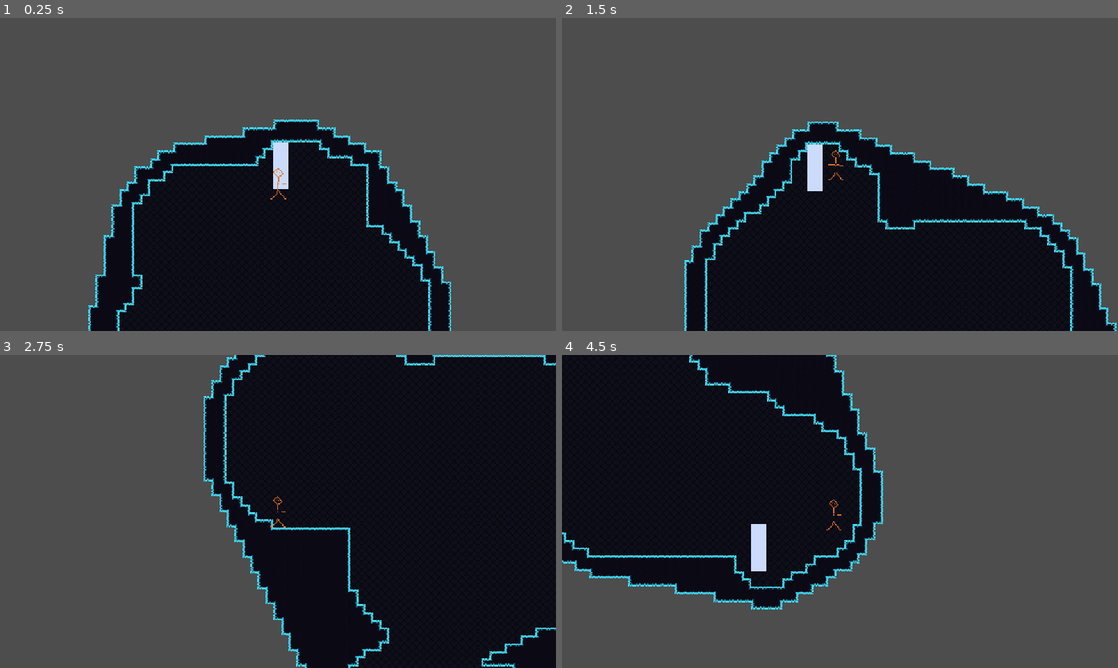
Above: before the commit, frames 1-4 (two rows, left to right).
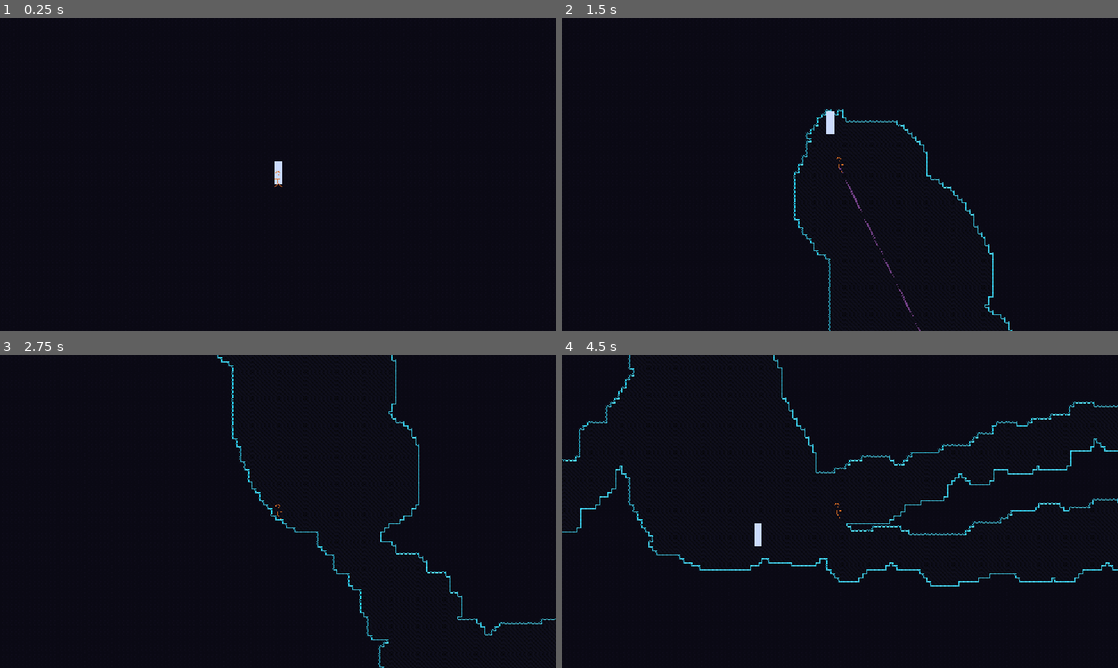
Above: after the commit, the same moments.

Repository: henreedev/exponential-climb
Game: Godot game, scene res://scenes/game.tscn
The game is run twice, just before and just after one commit, with the same random seed, the same clock (stepped at 60 frames per second) and the same inputs.
Inputs (mouse positions are in pixels of both pictures, inside the frame that each line leads up to):
- Up to frame 1 (0.25 s): no input
- Up to frame 2 (1.5 s): move the mouse to (962, 158) at 0.52 s; press the mouse at (962, 158) at 0.53 s; hold D (move_right) from 0.53 s (still down); tap Space (jump) at 0.77 s; move the mouse to (728, 190) at 1.27 s; release the mouse at (728, 190) at 1.28 s; tap R (test_generate_new_room) at 1.35 s
- Up to frame 3 (2.75 s): tap Space (jump) at 1.52 s; move the mouse to (333, 442) at 2.02 s; release D (move_right) at 2.03 s; hold A (move_left) from 2.03 s (still down); hold Q (toggle_loop) from 2.03 s (still down)
- Up to frame 4 (4.5 s): move the mouse to (812, 574) at 2.77 s; release A (move_left) at 2.78 s; release Q (toggle_loop) at 2.78 s; hold D (move_right) 2.78-4.28 s; click (812, 574) at 2.85 s; tap Space (jump) at 3.02, 3.77 s; move the mouse to (1006, 558) at 3.52 s; hold R (test_generate_new_room) 3.53-4.28 s; move the mouse to (673, 464) at 4.27 s; hold A (move_left) from 4.28 s (still down); tap Q (toggle_loop) at 4.35 s

The runs differ from the first frame. In frame 1, 68% of the frame differs, in the area x 0-100%, y 0-100%; in frame 2, 67%; in frame 3, 45%; in frame 4, 62%.

Commit message:
adjust map gen, hook physics

Diff:
--- a/scenes/environment/room.tscn
+++ b/scenes/environment/room.tscn
@@ -6,7 +6,7 @@
 [sub_resource type="FastNoiseLite" id="FastNoiseLite_17x16"]
 noise_type = 4
 seed = 120
-frequency = 0.0615
+frequency = 0.1555
 fractal_type = 3
 fractal_octaves = 1
 fractal_ping_pong_strength = 3.51
--- a/scenes/player/player.tscn
+++ b/scenes/player/player.tscn
@@ -20,7 +20,6 @@
 texture = ExtResource("2_dovo2")
 
 [node name="Camera2D" type="Camera2D" parent="."]
-zoom = Vector2(2, 2)
 process_callback = 0
 position_smoothing_enabled = true
 position_smoothing_speed = 9.23
--- a/scenes/weapons/grapple_hook/grapple_hook.tscn
+++ b/scenes/weapons/grapple_hook/grapple_hook.tscn
@@ -9,6 +9,7 @@
 
 [node name="ChainLine" type="Line2D" parent="DetachedProjectiles" index="0"]
 unique_name_in_owner = true
+physics_interpolation_mode = 1
 texture_repeat = 2
 width = 15.0
 texture = ExtResource("3_7m30d")
--- /dev/null
+++ b/scripts/enemy/pathfinding.gd
@@ -0,0 +1 @@
+extends Node
--- a/scripts/environment/room.gd
+++ b/scripts/environment/room.gd
@@ -17,7 +17,7 @@
 const BG_ATLAS_COORDS := Vector2i(0, 1)
 const WALL_ATLAS_COORDS := Vector2i(1, 1)
 const PLATFORM_ATLAS_COORDS := Vector2i(1, 0)
-#const BG_ATLAS_COORDS := Vector2i(1, 1)
+const TERRAIN_WALL_INSIDE_ATLAS_COORDS := Vector2i(1, 1)
 
 @export var noise : FastNoiseLite
 
@@ -139,32 +139,32 @@
 	match info.type:
 		_:
 			if is_main:
-				#return randf_range(2000, 2500)
+				return randf_range(1000, 3500)
 				return 1000
 			else:
-				return randf_range(500, 700)
+				return randf_range(1000, 1500)
 
 func pick_noise_strength(is_main : bool):
 	match info.type:
 		_:
 			if is_main:
-				return 20
-			else:
-				return randf_range(2, 10)
+				return randf_range(5,20)
+			else:
+				return randf_range(5, 10)
 
 func pick_path_radius(is_main : bool):
 	match info.type:
 		_:
 			if is_main:
+				return 15
+			else:
+				return 4
+
+func pick_path_radius_deviation(is_main : bool):
+	match info.type:
+		_:
+			if is_main:
 				return 10
-			else:
-				return 4
-
-func pick_path_radius_deviation(is_main : bool):
-	match info.type:
-		_:
-			if is_main:
-				return 3
 			else:
 				return 2
 
@@ -186,7 +186,6 @@
 
 static func pick_random_path_radius(radius : float, deviation : float) -> int:
 	return int(radius + randf_range(-deviation, deviation))
-
 
 static func pick_radius_curve_points(num_points : int, radius : int, deviation : int, \
 						x_domain : float, random_x_offset_frac : float, narrow_start_to := -1, \
@@ -224,75 +223,31 @@
 	# Carve out edges first, then insides (to clear up any edges overlapping with insides)
 	var wall_cells : Array[Vector2i] = []
 	var main_polygon := TilePath.map_to_packed_vec2_arr(info.main_path.polygon.polygon, false, true)
+	var main_convex_hull = Geometry2D.convex_hull(main_polygon)
 	var side_polygons := []
-	var convex_hull = Geometry2D.convex_hull(main_polygon)
-	convex_hull = Geometry2D.offset_polygon(convex_hull, 3)[0]
+	var side_convex_hulls := []
+	for side_path in info.side_paths:
+		var poly = TilePath.map_to_packed_vec2_arr(side_path.polygon.polygon, false, true)
+		var convex_hull = Geometry2D.convex_hull(poly)
+		side_polygons.append(poly)
+		side_convex_hulls.append(convex_hull)
+
+	for i in range(len(side_polygons)):
+		var merged_polys = Geometry2D.merge_polygons(main_polygon, side_polygons[i])
+		main_polygon = merged_polys[0]
+		var merged_hulls = Geometry2D.merge_polygons(main_convex_hull, side_convex_hulls[i])
+		main_convex_hull = merged_hulls[0]
+	main_convex_hull = Geometry2D.offset_polygon(main_convex_hull, 1)[0]
+	#main_polygon = Geometry2D.offset_polygon(main_polygon, -3)[0]
 	const PADDING_TILES := 100
 	for y in range(top_left_pos.y - PADDING_TILES, bottom_right_pos.y + PADDING_TILES):
 		for x in range(top_left_pos.x - PADDING_TILES, bottom_right_pos.x + PADDING_TILES):
 			var coord = Vector2(x, y)
-			if Geometry2D.is_point_in_polygon(coord, convex_hull):
-				if Geometry2D.is_point_in_polygon(coord, main_polygon):
-					bg_layer.set_cell(coord, 0, BG_ATLAS_COORDS)
-				else:
+			bg_layer.set_cell(coord, 0, BG_ATLAS_COORDS)
+			if Geometry2D.is_point_in_polygon(coord, main_convex_hull):
+				if not Geometry2D.is_point_in_polygon(coord, main_polygon):
 					wall_cells.append(Vector2i(coord))
-					#continue
-	#for side_path in info.side_paths:
-		## Carve out side path edges
-		#wall_cells.append_array(side_path.top_edge)
-		#wall_cells.append_array(side_path.bottom_edge)
-		#for coord in side_path.top_edge:
-			#wall_layer.set_cell(coord, 0, WALL_ATLAS_COORDS)
-		#for coord in side_path.bottom_edge:
-			#wall_layer.set_cell(coord, 0, PLATFORM_ATLAS_COORDS)
-	# Carve out main path
-	#wall_cells.append_array(info.main_path.path_core)
-	#wall_cells.append_array(info.main_path.top_edge)
-	#wall_cells.append_array(info.main_path.bottom_edge)
-	#for coord in info.main_path.top_edge:
-		#wall_layer.set_cell(coord, 0, WALL_ATLAS_COORDS)
-	#for coord in info.main_path.bottom_edge:
-		#wall_layer.set_cell(coord, 0, PLATFORM_ATLAS_COORDS)
-	#for coord in info.main_path.path_core:
-		#bg_layer.set_cell(coord, 0, BG_ATLAS_COORDS)
-	#const test_indices = [0, -1, -2, -3, -4, -5, -6, -7, -8]
-	#for i in range(len(test_indices)):
-		#var idx = test_indices[i]
-		#var test_poly = Polygon2D.new()
-		#test_poly.color = Color.from_hsv(lerpf(0.0, 0.5, float(i) / len(test_indices)), 1, 1)
-		#print(test_poly.color)
-		#test_poly.z_index = 999
-		#test_poly.polygon = PackedVector2Array([
-			#info.main_path.polygon.polygon[idx],
-			#info.main_path.polygon.polygon[idx] + Vector2(-1, 0),
-			#info.main_path.polygon.polygon[idx] + Vector2(1, 0),
-			#])
-		#test_poly.polygon = Geometry2D.offset_polygon(test_poly.polygon, 1 + i * 0.2)[0]
-		#add_child(test_poly)
-	#
-	#var problem_indices = {}
-	#for i in range(len(info.main_path.polygon.polygon) - 1):
-		#var point = info.main_path.polygon.polygon[i]
-		#var next_point = info.main_path.polygon.polygon[i + 1]
-		#if point.distance_to(next_point) > 17:
-			#problem_indices[i] = true
-			#problem_indices[i + 1] = true
-			#var too_far_poly = Polygon2D.new()
-			#too_far_poly.color = Color.ORANGE
-			#too_far_poly.z_index = 999
-			#too_far_poly.polygon = PackedVector2Array([
-				#point,
-				#next_point + Vector2.LEFT,
-				#next_point + Vector2.RIGHT,
-				#])
-			#too_far_poly.vertex_colors = PackedColorArray([Color.YELLOW, Color.YELLOW, Color.YELLOW, Color.YELLOW, Color.YELLOW, Color.YELLOW, Color.YELLOW])
-			#var expanded_polys = Geometry2D.offset_polygon(too_far_poly.polygon, 0.4)
-			#if expanded_polys.size() > 1:
-				#print("multiple gamers in chat")
-			#too_far_poly.polygon = expanded_polys[0]
-			#add_child(too_far_poly)
-	#print("annoying indices: ", problem_indices)
-	#print("size: " , len(info.main_path.polygon.polygon))
-
+			else:
+				wall_layer.set_cell(coord, 1, TERRAIN_WALL_INSIDE_ATLAS_COORDS)
 
 	wall_layer.set_cells_terrain_connect(wall_cells, 0, 0)
--- a/scripts/player/player.gd
+++ b/scripts/player/player.gd
@@ -209,6 +209,8 @@
 #endregion Reimplementing basic physics
 
 func _physics_process(delta: float) -> void:
+	#print("Physics vel: ",  Vector2i(physics_velocity))
+	#print("Platfor vel: ",  Vector2i(platforming_velocity))
 	# Calculate physics velocity
 	physics_velocity = velocity
 	_flush_forces_and_impulses(delta)
--- a/scripts/weapons/grapple_hook/grapple_hook.gd
+++ b/scripts/weapons/grapple_hook/grapple_hook.gd
@@ -124,13 +124,13 @@
 		var centripetal_force = dir_to_hook * centripetal_force_str
 		# Move player in input direction
 		var input_dir = _get_input_dir().normalized()
-		const movement_force_str = 500.0 # TODO
+		const movement_force_str = 700.0 # TODO
 		var movement_force = input_dir * movement_force_str
 
 		var total_force = centripetal_force + movement_force
 		# Reduce forces in same direction
-		# If exactly same, 0.5; if angle >= 90deg, 1.0 FIXME
-		var same_direction_mod = -maxf(0, dir_to_hook.dot(input_dir)) * 0.3 + 1.0
+		# If exactly same, 0.7; if angle >= 90deg, 1.0
+		var same_direction_mod = -maxf(0, abs(dir_to_hook.dot(input_dir))) * 0.5 + 1.0
 		total_force *= same_direction_mod
 
 		player.add_force(total_force)
--- a/scripts/weapons/grapple_hook/hook.gd
+++ b/scripts/weapons/grapple_hook/hook.gd
@@ -24,20 +24,22 @@
 	# TODO add Enemy class
 	#if body is Enemy:
 		#enemy_hit.emit()
-	if body is Map or body is TileMapLayer:
+	if body is TileMapLayer and not moving_towards_player:
 		set_deferred("freeze", true)
 		hooked_on_surface.emit()
 
 func _integrate_forces(state):
 	var progress_along_length = clampf(global_position.distance_to(Global.player.global_position) \
 										/ max_length, 0.0, 1.0)
-	var added_player_speed = Global.player.velocity.length() / 2
 	if moving_towards_player and not freeze:
-		var speed_mod = lerp(1.5, 0.6, progress_along_length)
-		state.linear_velocity = (speed + added_player_speed) * speed_mod * \
-			global_position.direction_to(Global.player.global_position)
+		var dir = global_position.direction_to(Global.player.global_position)
+		var added_player_speed = Global.player.velocity.project(dir)
+		var speed_mod = lerp(3.0, 1.0, progress_along_length)
+		state.linear_velocity = added_player_speed + (speed) * speed_mod * dir
 		state.transform = Transform2D(state.linear_velocity.angle() + PI, state.transform.get_origin())
 	elif not freeze: # Moving away from player.
+		var speed_mod = lerp(3.0, 1.0, progress_along_length)
+		var dir = global_position.direction_to(Global.player.global_position)
 		# Add some of player's speed so the hook doesnt lag behind
-		var speed_mod = lerp(3.0, 1.0, progress_along_length)
-		linear_velocity = linear_velocity.normalized() * (speed + added_player_speed) * speed_mod
+		var added_player_speed = Global.player.velocity.project(dir)
+		linear_velocity = linear_velocity.normalized() * speed * speed_mod # + added_player_speed
Not shown, added: scripts/enemy/pathfinding.gd.uid
